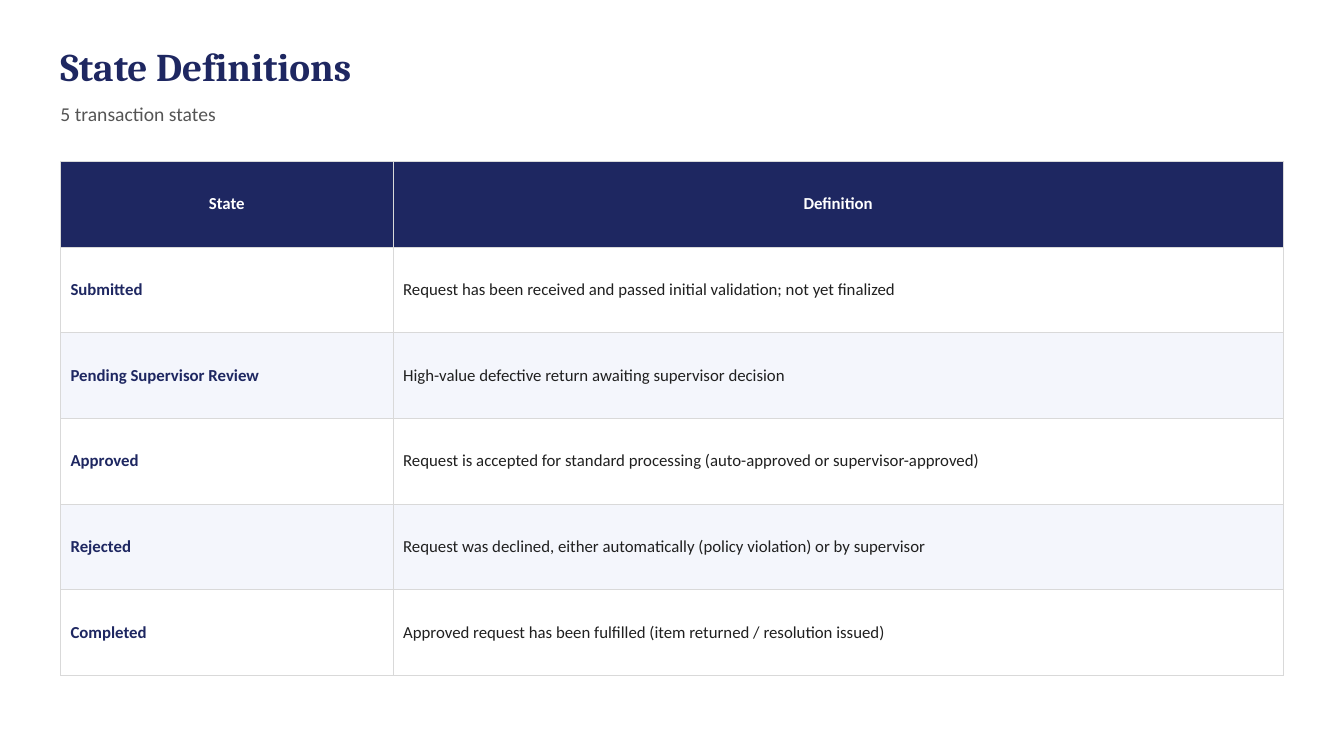
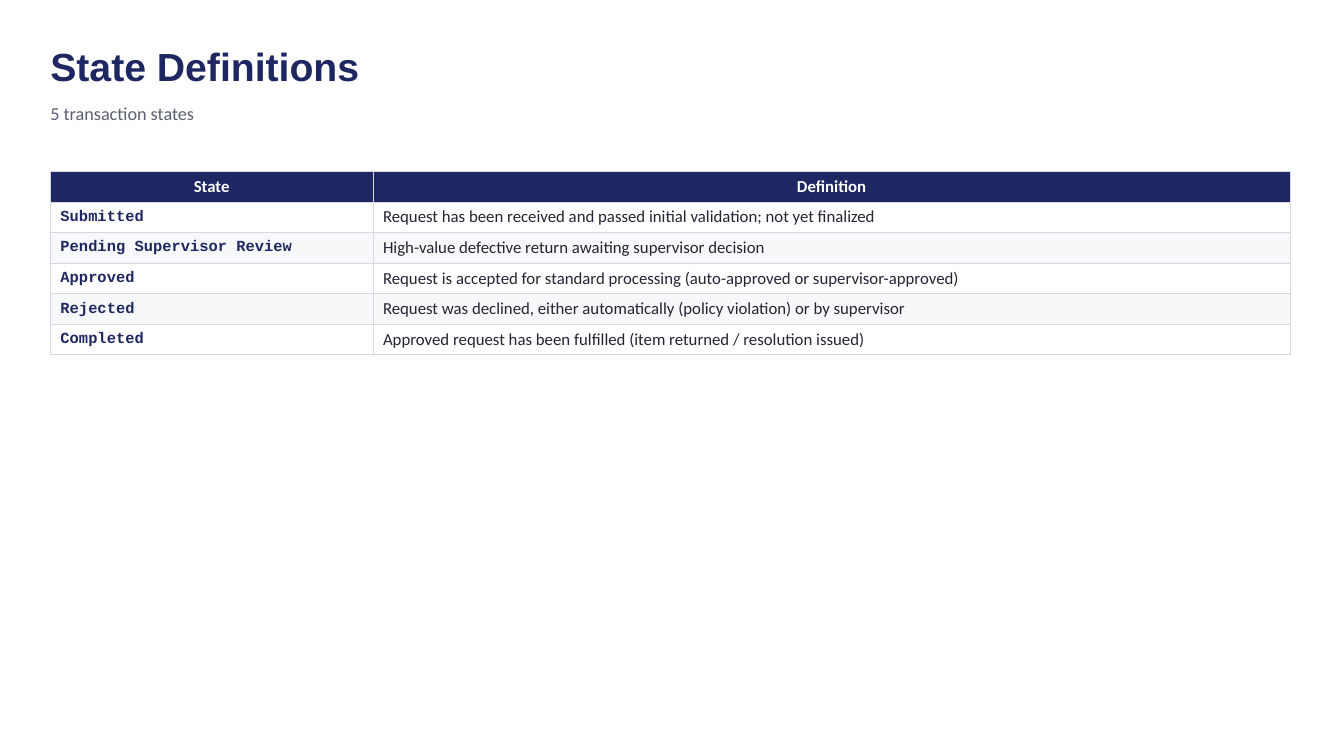
Before and after one commit to mBudnikUH/MIS3371-Section26252-Group7, a slide deck: slide 2 of docs/week3/state-model-v1.pptx. Drawn at 1344x756 pixels with LibreOffice and Linux fonts; fonts in the diff are those of the drawing. Boxes give left, top, right and bottom in pixels: in the first picture for what was removed or moved away, otherwise in the second. Text is boxed around its words. In the diff, an @@ line names an element or a change of style, - is before the commit and + after.

```diff
--- a/docs/week3/state-model-v1.pptx
+++ b/docs/week3/state-model-v1.pptx
@@ text "State Definitions": place and size @@
-text "State Definitions" at bbox=[60, 53, 351, 82]
+text "State Definitions" at bbox=[50, 52, 359, 82]
@@ text "State Definitions" at bbox=[50, 52, 359, 82]: font Cambria to Arial @@
@@ text "5 transaction states": place and size @@
-text "5 transaction states" at bbox=[60, 107, 216, 121]
+text "5 transaction states" at bbox=[50, 107, 194, 120]
@@ text "5 transaction states" at bbox=[50, 107, 194, 120]: size 14 to 13 pt, text colour #555555 to #5B6072 @@
@@ table at bbox=[50, 171, 1291, 352] @@
@@ fill #F4F6FC to #F7F8FA in 4 cells @@
@@ size 12 to 11 pt, font Calibri to Courier New in "Submitted", "Pending Supervisor Review", "Approved", "Rejected" and 1 more places @@
@@ text colour #202020 to #222533 in "Request has been received and passed initial ...", "High-value defective return awaiting supervisor decision", "Request is accepted for standard processing (auto-approved ...", "Request was declined, either automatically (policy violation ..." and 1 more places @@
@@ borders changed @@
@@ table: place and size @@
-table at bbox=[60, 161, 1284, 645]
+table at bbox=[50, 171, 1291, 352]
```
Also in this commit, not shown: 3 other slides changed, 2 other files.
